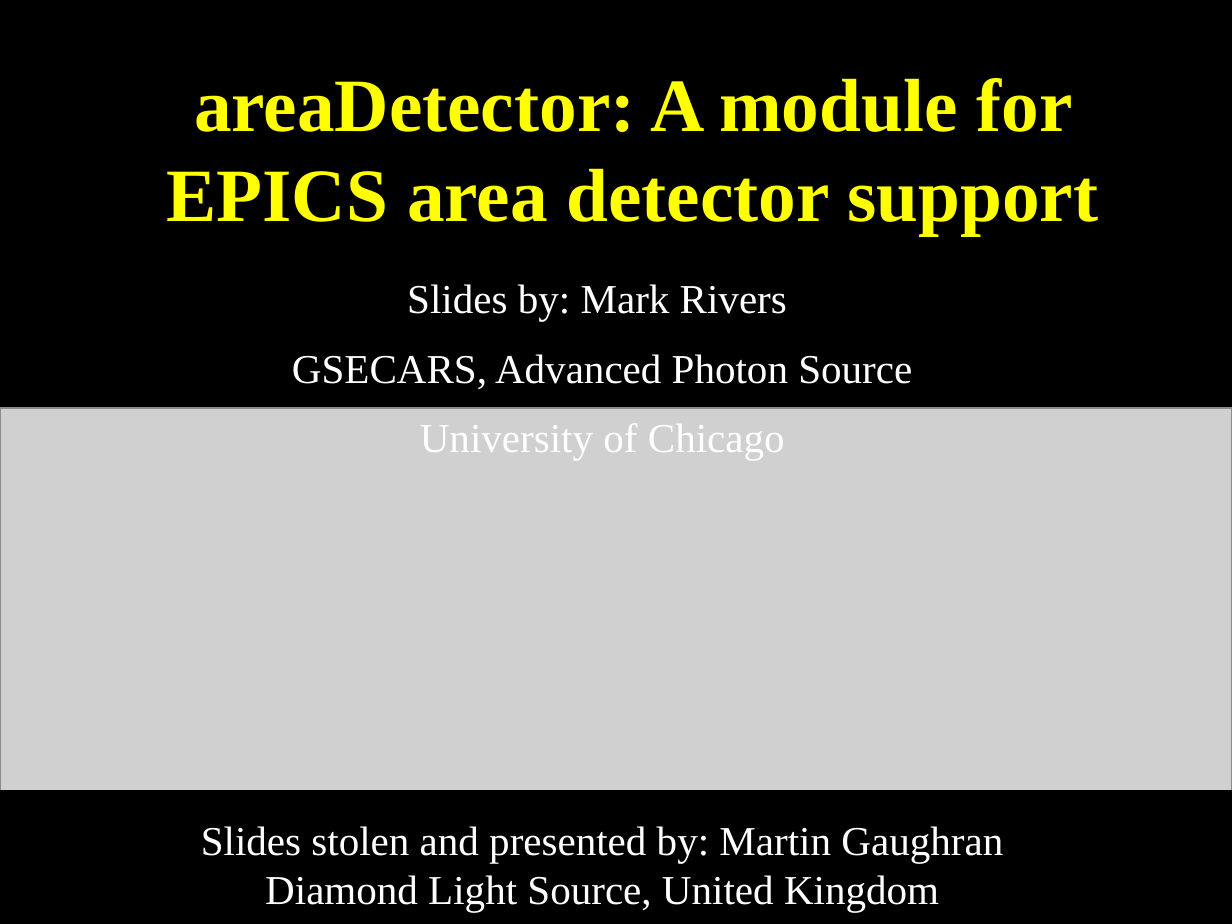
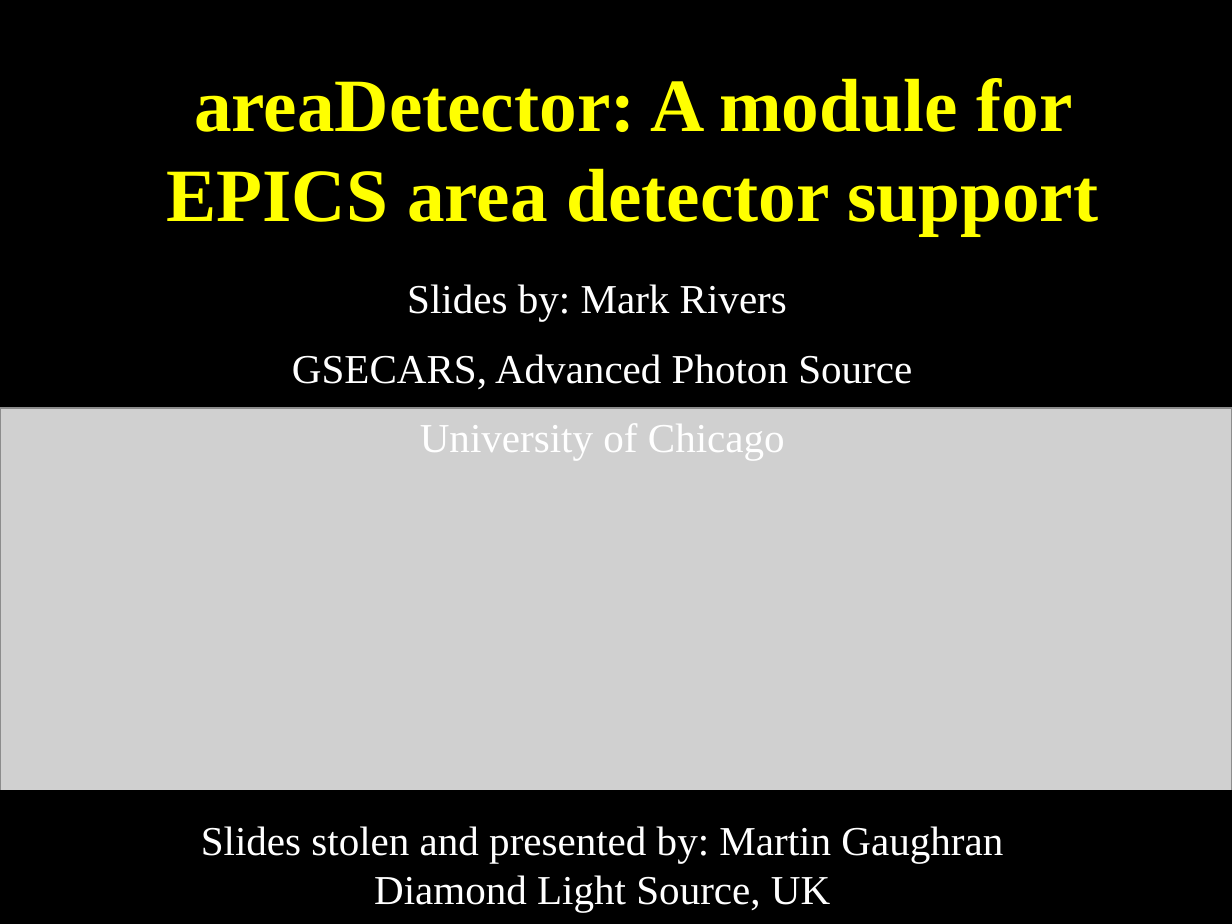
Before and after one commit to epics-training/areadetector-training, a slide deck: slide 1 of areaDetector_training_MJG.pptx. Drawn at 1232x924 pixels with LibreOffice and Linux fonts; fonts in the diff are those of the drawing; grey boxes stand for pictures. Boxes give left, top, right and bottom in pixels: in the first picture for what was removed or moved away, otherwise in the second. Text is boxed around its words. In the diff, an @@ line names an element or a change of style, - is before the commit and + after.

Commit message:
Update slides

```diff
--- a/areaDetector_training_MJG.pptx
+++ b/areaDetector_training_MJG.pptx
@@ text at (x1=374, y1=875, x2=830, y2=912): text changed @@
-Diamond Light Source, United Kingdom
+Diamond Light Source, UK
```
Also in this commit, not shown: 1 other slide changed.
